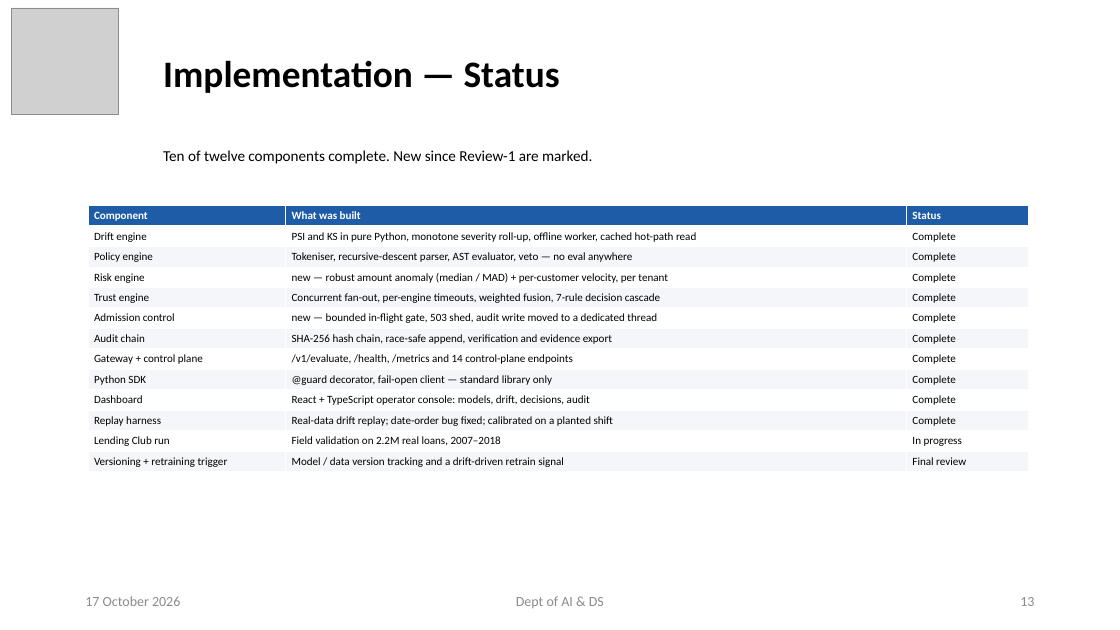
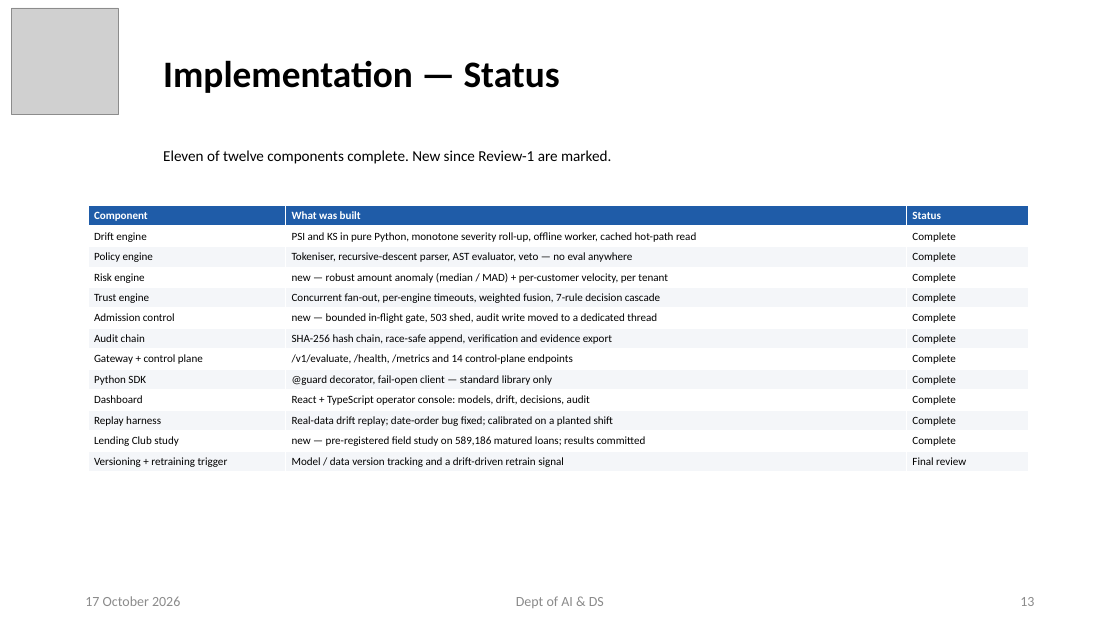
Before and after one commit to ayushpandey0201/custos, a slide deck: slide 13 of docs/presentations/Custos_Phase2_Review2.pptx. Drawn at 1120x630 pixels with LibreOffice and Linux fonts; fonts in the diff are those of the drawing; grey boxes stand for pictures. Boxes give left, top, right and bottom in pixels: in the first picture for what was removed or moved away, otherwise in the second. Text is boxed around its words. In the diff, an @@ line names an element or a change of style, - is before the commit and + after.

```diff
--- a/docs/presentations/Custos_Phase2_Review2.pptx
+++ b/docs/presentations/Custos_Phase2_Review2.pptx
@@ subtitle at box(163, 150, 611, 164): text changed @@
-Ten of twelve components complete. New since Review-1 are marked.
+Eleven of twelve components complete. New since Review-1 are marked.
@@ table at box(88, 206, 1029, 471) @@
-row 12: Lending Club run | Field validation on 2.2M real loans, 2007–2018 | In progress
+row 12: Lending Club study | new — pre-registered field study on 589,186 matured loans; results committed | Complete
```
Also in this commit, not shown: 8 other slides changed, 2 slides added, 6 other files.
